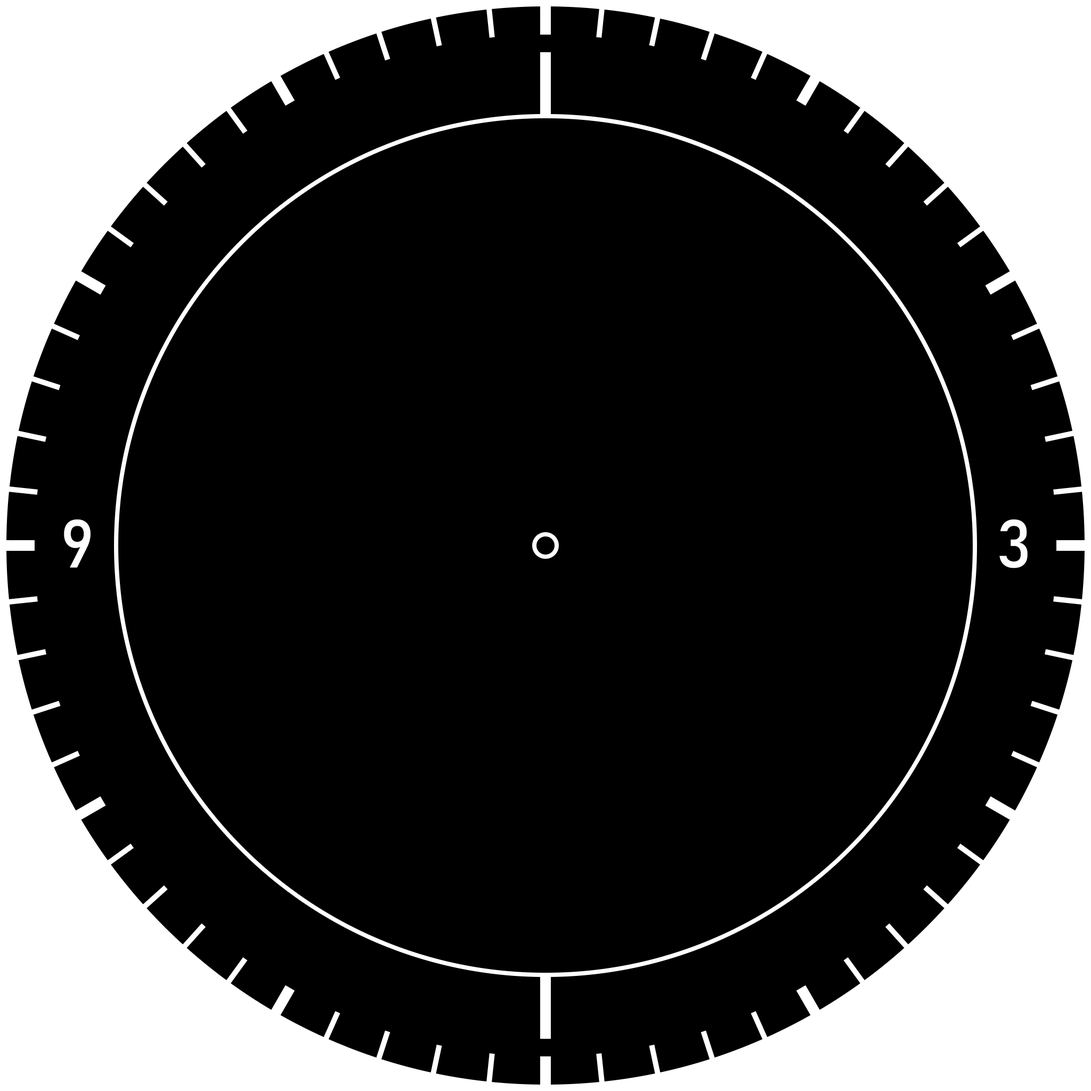
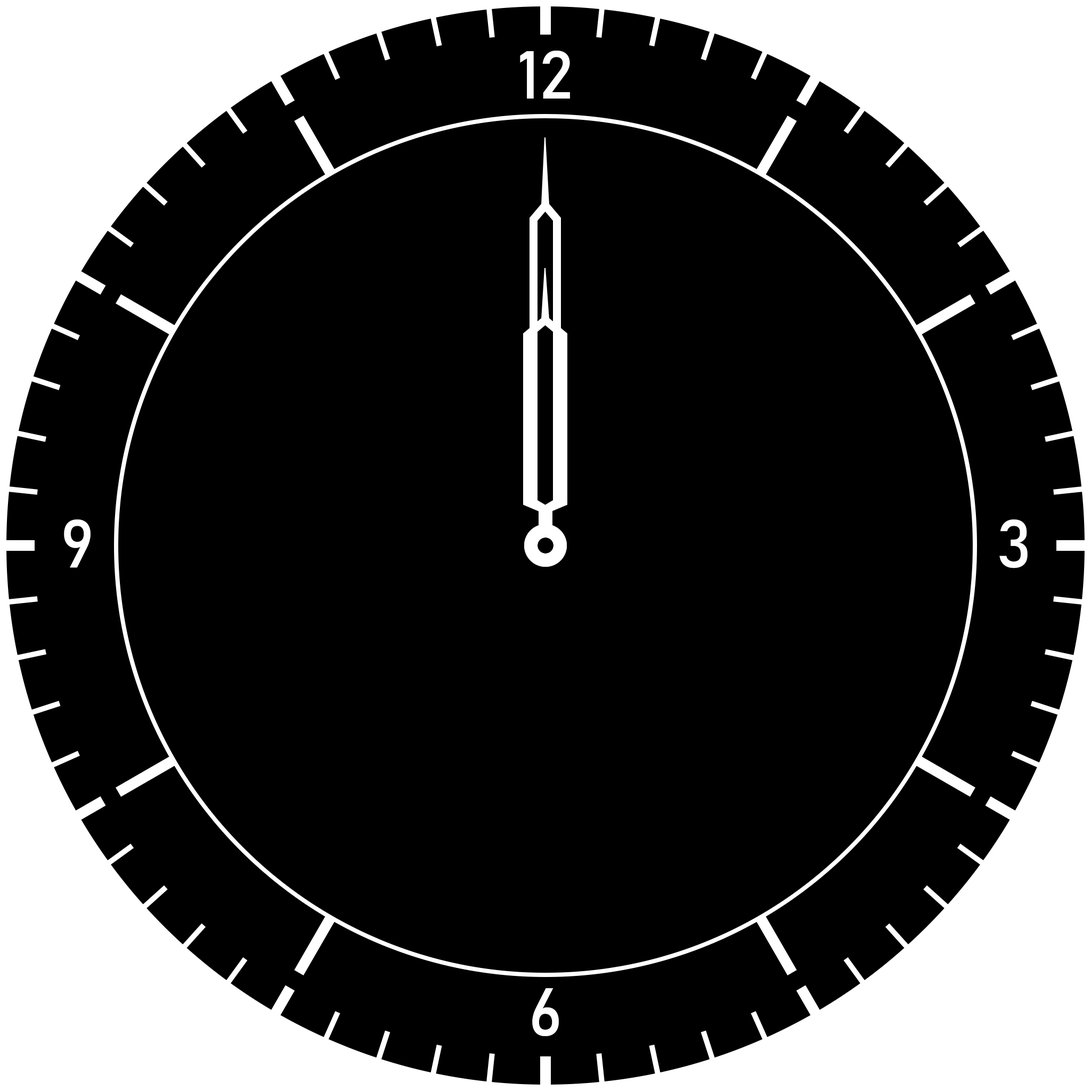
Layered file, before and after one edit (1091x1091). Changes by layer:
added layer "hour_4" above "hour_3" over (541, 268, 550, 320)
added layer "hour_3" above "hour_2" over (523, 314, 568, 515)
added layer "hour_2" above "hour_1" over (538, 506, 553, 529)
added layer "hour_1" above "minute_4" over (524, 524, 568, 568)
added layer "minute_4" above "minute_3" over (541, 137, 550, 205)
added layer "minute_3" above "minute_2" over (529, 199, 562, 515)
added layer "minute_2" above "minute_1" over (538, 506, 553, 529)
added layer "minute_1" above "long lines copy 4" over (524, 524, 568, 568)
renamed "long lines copy 2" to "long lines copy 4", painted on it over (115, 52, 976, 1040)
removed layer "long lines copy" over (540, 52, 552, 1040)
showed "6" over (532, 988, 560, 1037)
showed "12" over (520, 50, 571, 99)
painted on "lines" over (115, 189, 1018, 765)
painted on "Ellipse 1" over (115, 50, 1018, 1040)
